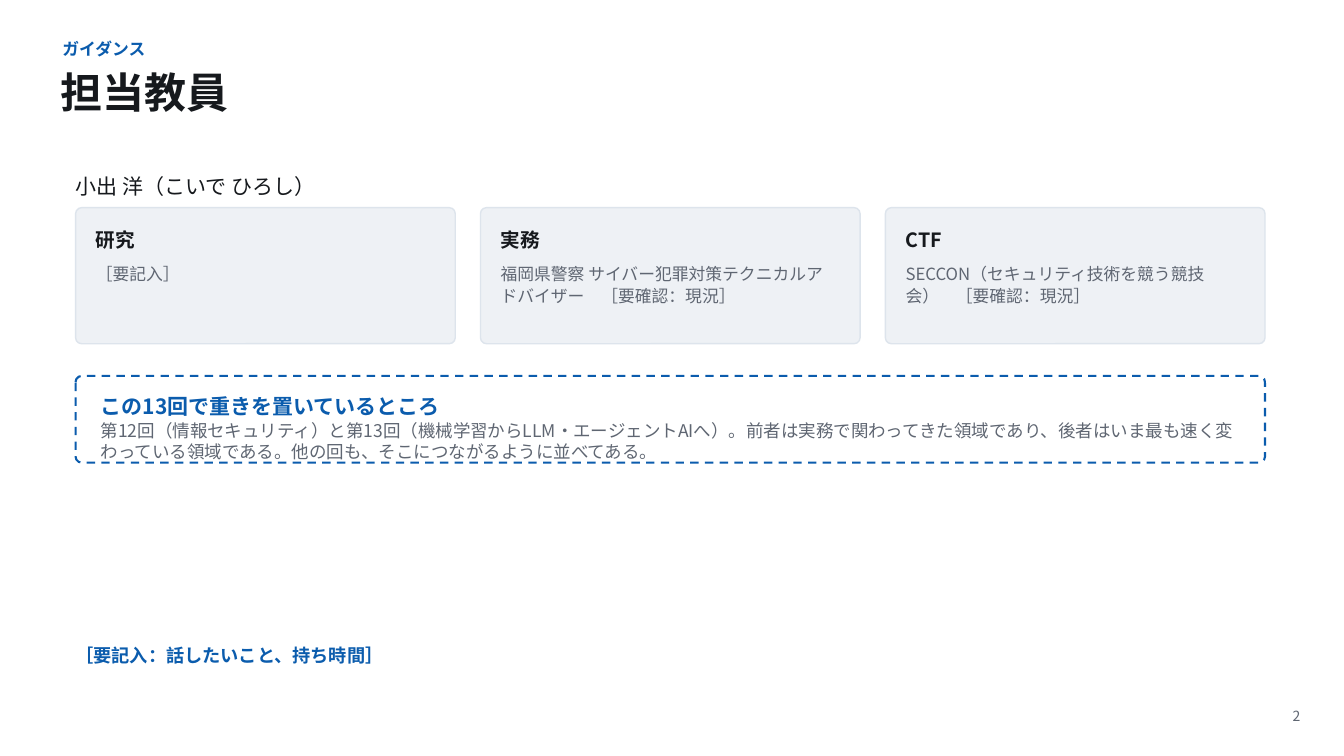
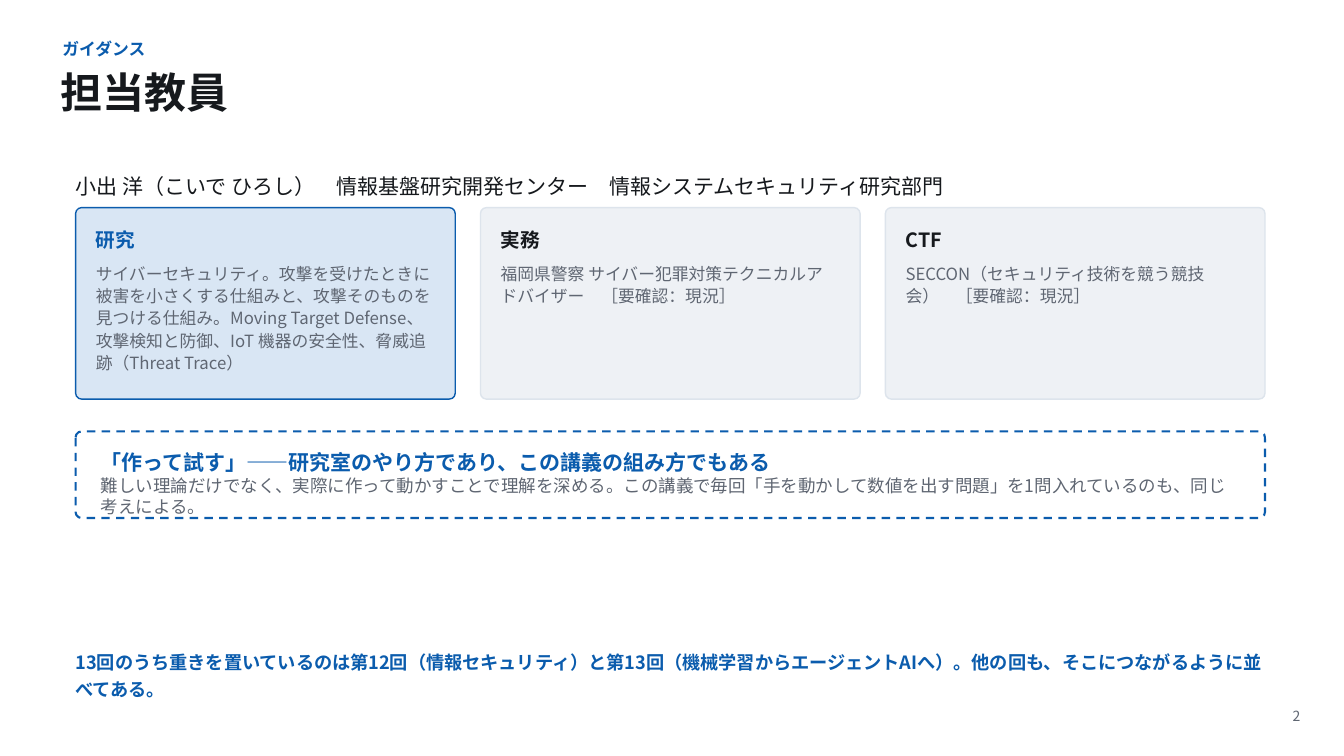
Before and after one commit to koide55/CompOutline, a slide deck: slide 2 of slides/第01回_計算とは何か.pptx. Drawn at 1344x756 pixels with LibreOffice and Linux fonts; fonts in the diff are those of the drawing. Boxes give left, top, right and bottom in pixels: in the first picture for what was removed or moved away, otherwise in the second. Text is boxed around its words. In the diff, an @@ line names an element or a change of style, - is before the commit and + after.

```diff
--- a/slides/第01回_計算とは何か.pptx
+++ b/slides/第01回_計算とは何か.pptx
@@ text at [76, 176, 943, 196]: text changed @@
-小出 洋（こいで ひろし）
+小出 洋（こいで ひろし） 情報基盤研究開発センター 情報システムセキュリティ研究部門
@@ rounded rectangle: place and size @@
-rounded rectangle at [76, 208, 456, 344]
+rounded rectangle at [76, 208, 456, 399]
@@ rounded rectangle at [76, 208, 456, 399]: fill #EEF1F5 to #D9E6F4; outline #DDE4EC 1 pt to #0B5CAD 1 pt; proportions changed @@
@@ rounded rectangle: place and size @@
-rounded rectangle at [481, 208, 861, 344]
+rounded rectangle at [481, 208, 861, 399]
@@ rounded rectangle at [481, 208, 861, 399]: proportions changed @@
@@ rounded rectangle at [885, 208, 1265, 399]: proportions changed @@
@@ rounded rectangle: place and size @@
-rounded rectangle at [885, 208, 1265, 344]
+rounded rectangle at [885, 208, 1265, 399]
@@ text "研究" at [96, 230, 135, 249]: text colour #16191D to #0B5CAD @@
@@ text at [96, 266, 431, 371]: text changed @@
-［要記入］
+サイバーセキュリティ。攻撃を受けたときに被害を小さくする仕組みと、攻撃そのものを見つける仕組み。Moving Target Defense、攻撃検知と防御、IoT 機器の安全性、脅威追跡（Threat Trace）
@@ rounded rectangle: place and size @@
-rounded rectangle at [76, 376, 1265, 463]
+rounded rectangle at [76, 432, 1265, 518]
@@ text at [101, 477, 1226, 518]: text changed @@
-第12回（情報セキュリティ）と第13回（機械学習からLLM・エージェントAIへ）。前者は実務で関わってきた領域であり、後者はいま最も速く変わっている領域である。他の回も、そこにつながるように並べてある。
+難しい理論だけでなく、実際に作って動かすことで理解を深める。この講義で毎回「手を動かして数値を出す問題」を1問入れているのも、同じ考えによる。
@@ text at [101, 452, 771, 472]: text changed @@
-この13回で重きを置いているところ
+「作って試す」——研究室のやり方であり、この講義の組み方でもある
@@ text at [76, 653, 1262, 698]: text changed @@
-［要記入：話したいこと、持ち時間］
+13回のうち重きを置いているのは第12回（情報セキュリティ）と第13回（機械学習からエージェントAIへ）。他の回も、そこにつながるように並べてある。
```
Also in this commit, not shown: 3 other files.
